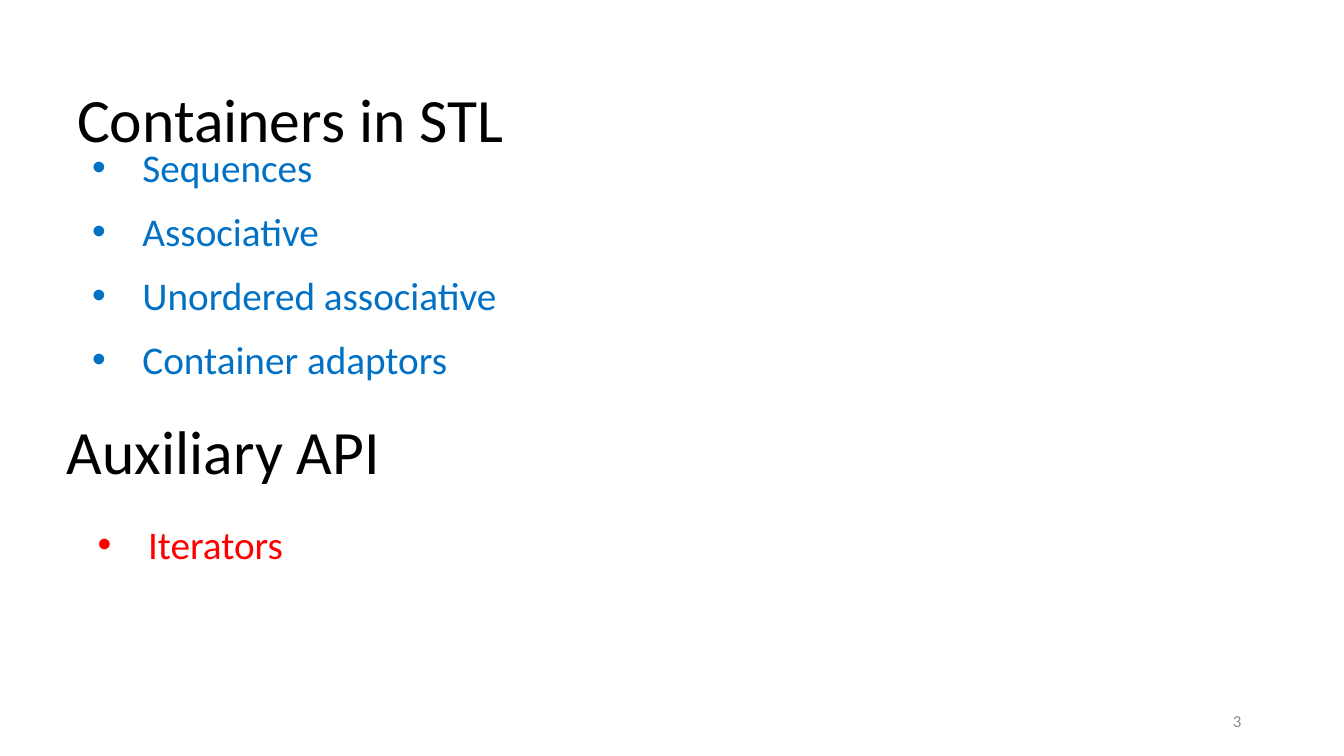
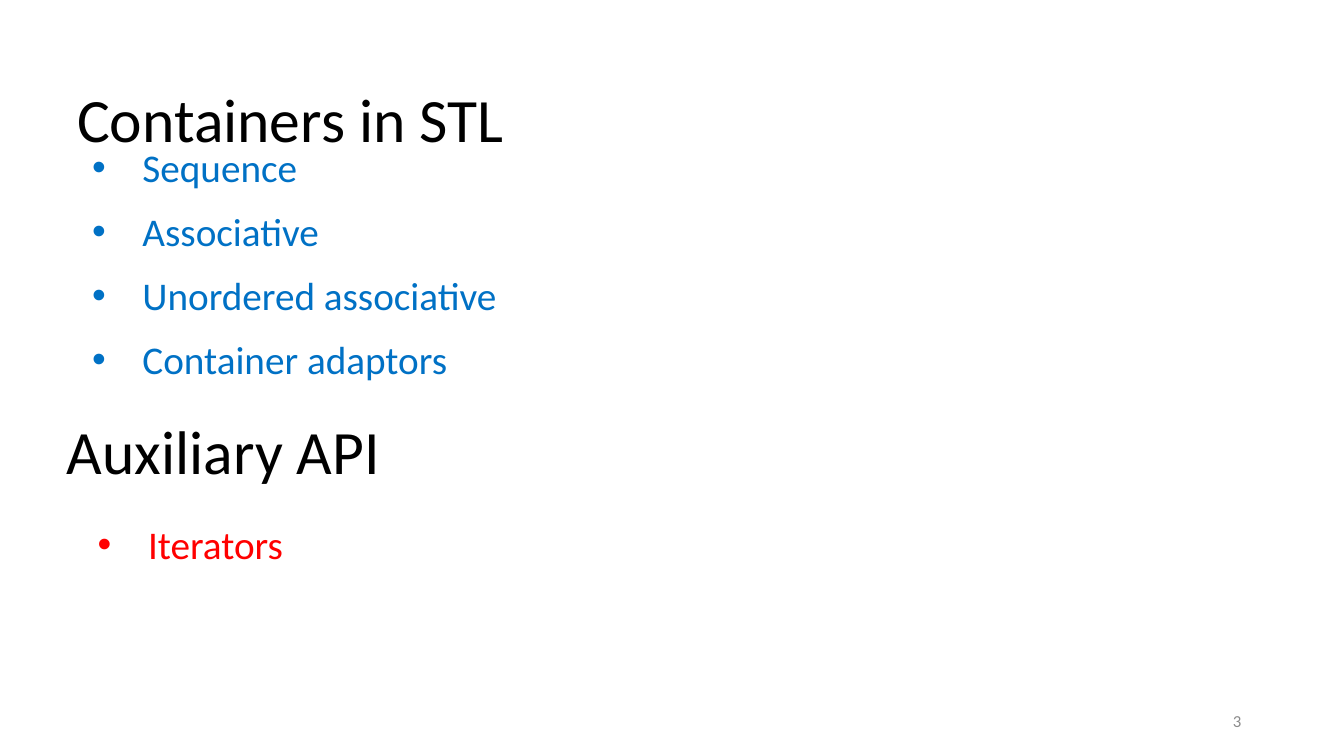
Before and after one commit to rarutyun/cpp-courses, a slide deck: slide 3 of 08_iterators/08_iterators.pptx. Drawn at 1344x756 pixels with LibreOffice and Linux fonts; fonts in the diff are those of the drawing. Boxes give left, top, right and bottom in pixels: in the first picture for what was removed or moved away, otherwise in the second. Text is boxed around its words. In the diff, an @@ line names an element or a change of style, - is before the commit and + after.

```diff
--- a/08_iterators/08_iterators.pptx
+++ b/08_iterators/08_iterators.pptx
@@ text at [142,156,297,189]: text changed @@
-• Sequences
+• Sequence
```
Also in this commit, not shown: 13 other slides changed.
